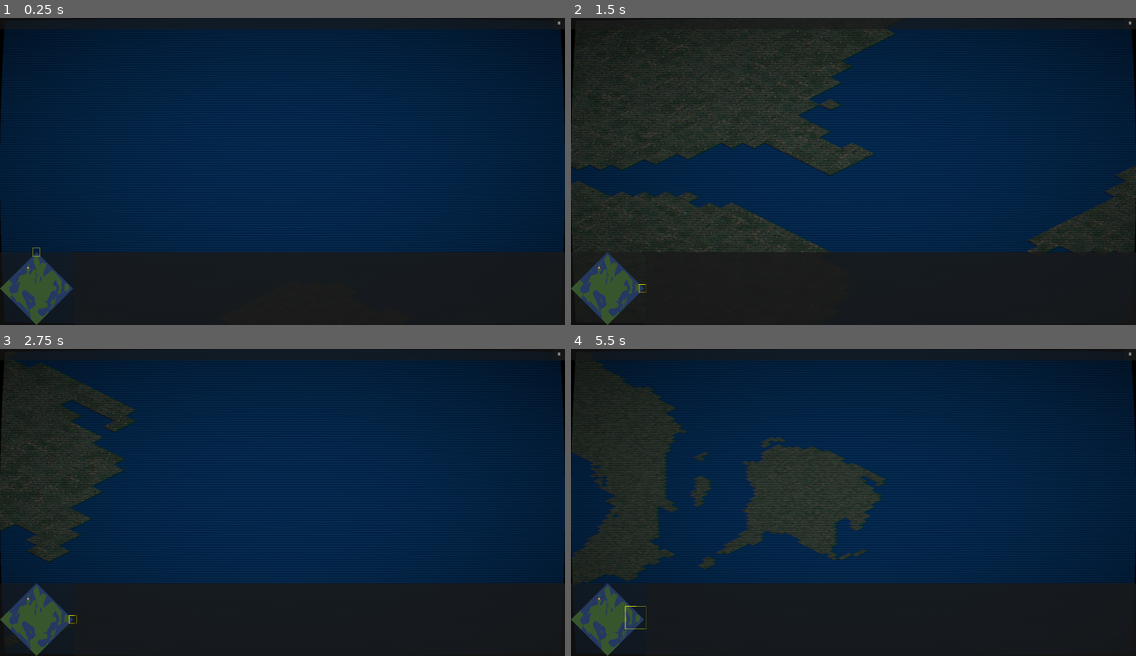
Above: before the commit, frames 1-4 (two rows, left to right).
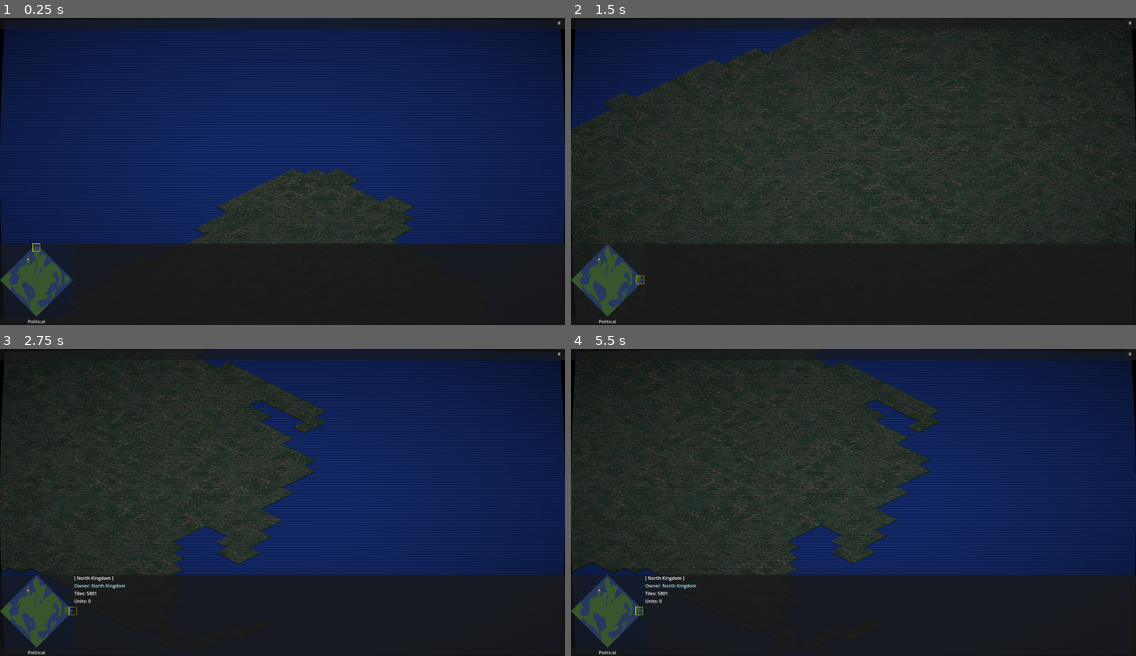
Above: after the commit, the same moments.

Repository: romabanana/romania2
Game: Godot game, scene res://scenes/main.tscn
The game is run twice, just before and just after one commit, with the same random seed, the same clock (stepped at 60 frames per second) and the same inputs.
Inputs (mouse positions are in pixels of both pictures, inside the frame that each line leads up to):
- Up to frame 1 (0.25 s): no input
- Up to frame 2 (1.5 s): click (604, 321) at 0.5 s, where only the run after the commit has a clickable "Political"; tap Enter at 1.25 s; drag from (604, 288) to (910, 103) at 1.27 s
- Up to frame 3 (2.75 s): drag from (169, 517) to (254, 563) at 2.02 s
- Up to frame 4 (5.5 s): move the mouse to (910, 434) at 2.77 s; hold D 2.78-3.5 s; tap Q at 2.85 s; tap E at 3.05, 5.3 s; drag from (825, 563) to (684, 456) at 3.52 s; click "⏸" at 4.25 s; tap Space at 5, 5.27 s; move the mouse to (1023, 548) at 5.02 s; hold A from 5.03 s (still down); tap Alt at 5.1 s

The runs differ from the first frame. In frame 1, 9.8% of the frame differs, in the area x 0-96%, y 37-100%; in frame 2, 50%, in the area x 0-100%, y 0-100%; in frame 3, 26%; in frame 4, 27%.

Commit message:
added political minimap

Diff:
--- a/scenes/main.tscn
+++ b/scenes/main.tscn
@@ -2,7 +2,6 @@
 
 [ext_resource type="Script" uid="uid://dk3yiamoh0d0" path="res://scripts/main.gd" id="1_gqmmt"]
 [ext_resource type="Texture2D" uid="uid://c8jn1o6sbm5n6" path="res://assets/tilesets/test_tilest_3.png" id="3_jscy8"]
-[ext_resource type="Shader" uid="uid://b2eebbo6klu8d" path="res://shaders/water.gdshader" id="4_pm3ni"]
 [ext_resource type="Texture2D" uid="uid://3dfsldwpp57x" path="res://maps/map_01_provinces.png" id="5_a8y0u"]
 [ext_resource type="Shader" uid="uid://qyqo0nmj387i" path="res://shaders/faction_map.gdshader" id="6_a8y0u"]
 [ext_resource type="Texture2D" uid="uid://bcbrnvxs7yp36" path="res://assets/tilesets/sat_tileset.png" id="6_og1vs"]
@@ -43,13 +42,6 @@
 tile_layout = 5
 tile_size = Vector2i(256, 128)
 sources/1 = SubResource("TileSetAtlasSource_gqmmt")
-
-[sub_resource type="ShaderMaterial" id="ShaderMaterial_5r71p"]
-shader = ExtResource("4_pm3ni")
-shader_parameter/water_color_shallow = Color(0.007843138, 0.27058825, 0.6156863, 1)
-shader_parameter/water_color_deep = Color(0.025218517, 0.20284325, 0.34024277, 1)
-shader_parameter/wave_speed = 1.8800000893
-shader_parameter/wave_scale = 0.12400000589
 
 [sub_resource type="TileSetAtlasSource" id="TileSetAtlasSource_yc10j"]
 texture = ExtResource("6_og1vs")
@@ -1013,7 +1005,7 @@
 tile_set = SubResource("TileSet_jcxds")
 
 [node name="Water" type="Polygon2D" parent="." unique_id=280655180]
-material = SubResource("ShaderMaterial_5r71p")
+color = Color(0.10739642, 0.22488013, 0.56978595, 1)
 
 [node name="TopMap" type="TileMapLayer" parent="." unique_id=1622708508]
 y_sort_enabled = true
@@ -1059,6 +1051,7 @@
 zoom = Vector2(0.3, 0.3)
 position_smoothing_enabled = true
 script = ExtResource("16_j8jky")
+limit_rect = Rect2(-32512, 64, 65280, 32640)
 
 [node name="crtCanvas" type="CanvasLayer" parent="Camera2D" unique_id=1630225586]
 layer = 2
--- a/scripts/autoloads/InputManager.gd
+++ b/scripts/autoloads/InputManager.gd
@@ -19,10 +19,10 @@
 		KEY_ALT:
 			if SelectionManager.selected_unit:
 				SelectionManager.selected_unit.cancel_movement()
-		KEY_Q:
+		KEY_PLUS:
 			var camera := get_tree().get_first_node_in_group("camera")
 			camera.zoom_in()
-		KEY_E:
+		KEY_MINUS:
 			var camera := get_tree().get_first_node_in_group("camera")
 			camera.zoom_out()
 		# ── Debug ─────────────────────────
--- a/scripts/camera_2d.gd
+++ b/scripts/camera_2d.gd
@@ -28,7 +28,7 @@
 
 # --- World boundary (optional) ---
 @export var use_limits: bool = true
-@export var limit_rect: Rect2 = Rect2(-35000, -10000, 70000, 50000)
+@export var limit_rect: Rect2 = Rect2(1,1, 1,1)
 
 # ── internal state ──────false────────────────
 var _drag_active: bool = false
--- a/scripts/ui/GameUI.gd
+++ b/scripts/ui/GameUI.gd
@@ -7,14 +7,14 @@
 # ─────────────────────────────────────────
 
 const TOP_BAR_HEIGHT    : int = 40
-const BOTTOM_BAR_HEIGHT : int = 256
+const BOTTOM_BAR_HEIGHT : int = 256+30
 const MINIMAP_SIZE      : int = 256
 
 var top_bar      : PanelContainer = null
 var bottom_bar   : PanelContainer = null
 var minimap      : Control        = null
 var context_panel: PanelContainer = null
-
+var map_toggle : Button = null
 
 func _ready() -> void:
 	layer = 10
@@ -70,16 +70,28 @@
 	var hbox := HBoxContainer.new()
 	bottom_bar.add_child(hbox)
 
-	# minimap placeholder
-	#minimap = Panel.new()
+	#minimap = Control.new()
 	#minimap.name = "Minimap"
 	#minimap.custom_minimum_size = Vector2(MINIMAP_SIZE, MINIMAP_SIZE)
+	#minimap.set_script(load("res://scripts/ui/Minimap.gd"))
 	#hbox.add_child(minimap)
+
+	var minimap_container := VBoxContainer.new()
+	minimap_container.add_theme_constant_override("separation", 2)
+	hbox.add_child(minimap_container)
+
 	minimap = Control.new()
 	minimap.name = "Minimap"
 	minimap.custom_minimum_size = Vector2(MINIMAP_SIZE, MINIMAP_SIZE)
 	minimap.set_script(load("res://scripts/ui/Minimap.gd"))
-	hbox.add_child(minimap)
+	minimap_container.add_child(minimap)
+
+	map_toggle = Button.new()
+	map_toggle.text = "Political"
+	map_toggle.toggle_mode = true
+	map_toggle.pressed.connect(func(): minimap.toggle_political())
+	minimap_container.add_child(map_toggle)
+
 
 	# context panel
 	context_panel = PanelContainer.new()
--- a/scripts/ui/Minimap.gd
+++ b/scripts/ui/Minimap.gd
@@ -12,11 +12,16 @@
 var _last_cam_pos  : Vector2    = Vector2.ZERO
 var _last_cam_zoom : Vector2    = Vector2.ONE
 
+var political_poly : Polygon2D = null
+var show_political : bool = false
 
 func _ready() -> void:
 	custom_minimum_size = Vector2(MINIMAP_SIZE, MINIMAP_SIZE)
 	camera = get_tree().get_first_node_in_group("camera")
 	_build_terrain_poly()
+	await get_tree().process_frame
+	await get_tree().process_frame
+	_build_political_poly()
 	queue_redraw()
 
 func _build_terrain_poly() -> void:
@@ -134,3 +139,22 @@
 
 func mark_dirty() -> void:
 	queue_redraw()
+
+
+func _build_political_poly() -> void:
+	political_poly         = Polygon2D.new()
+	political_poly.texture = PoliticalMap.political_texture
+	political_poly.texture_filter = CanvasItem.TEXTURE_FILTER_NEAREST
+	political_poly.polygon = terrain_poly.polygon
+	political_poly.uv      = terrain_poly.uv
+	political_poly.modulate = Color(1, 1, 1, 0.6)  # semi transparent
+	political_poly.visible = false
+	political_poly.z_index = 0  # above terrain poly
+	add_child(political_poly)
+
+	FactionManager.province_owner_changed.connect(func(_a, _b):
+		political_poly.texture = PoliticalMap.political_texture)
+
+
+func toggle_political() -> void:
+	political_poly.visible = !political_poly.visible
